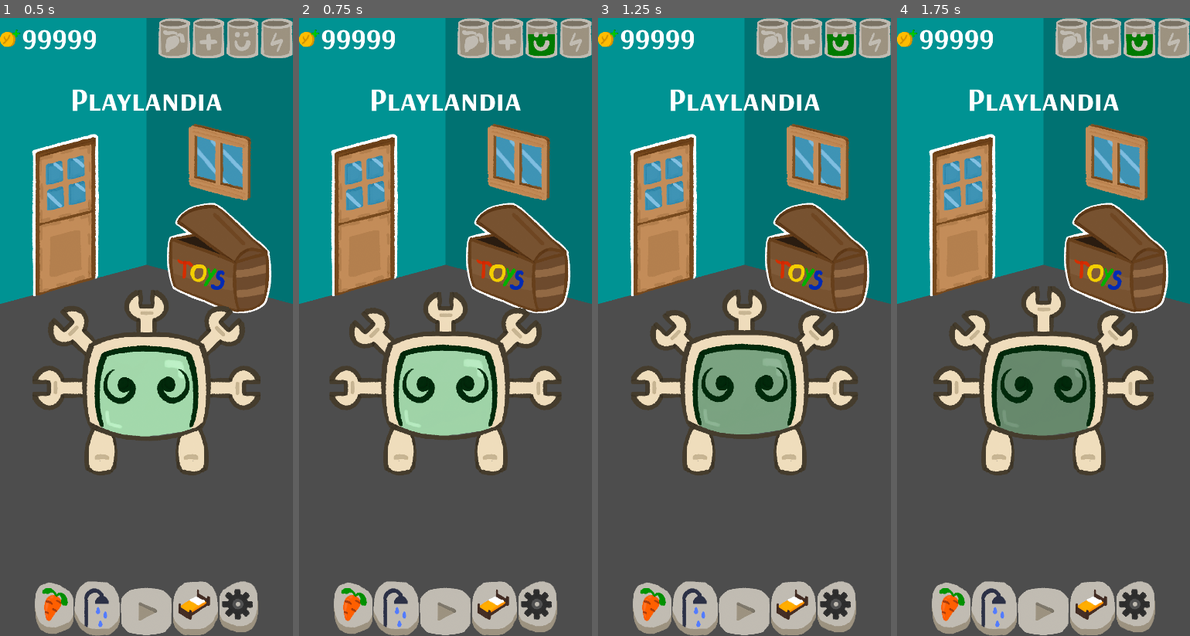
Above: before the commit, frames 1-4 (left to right).
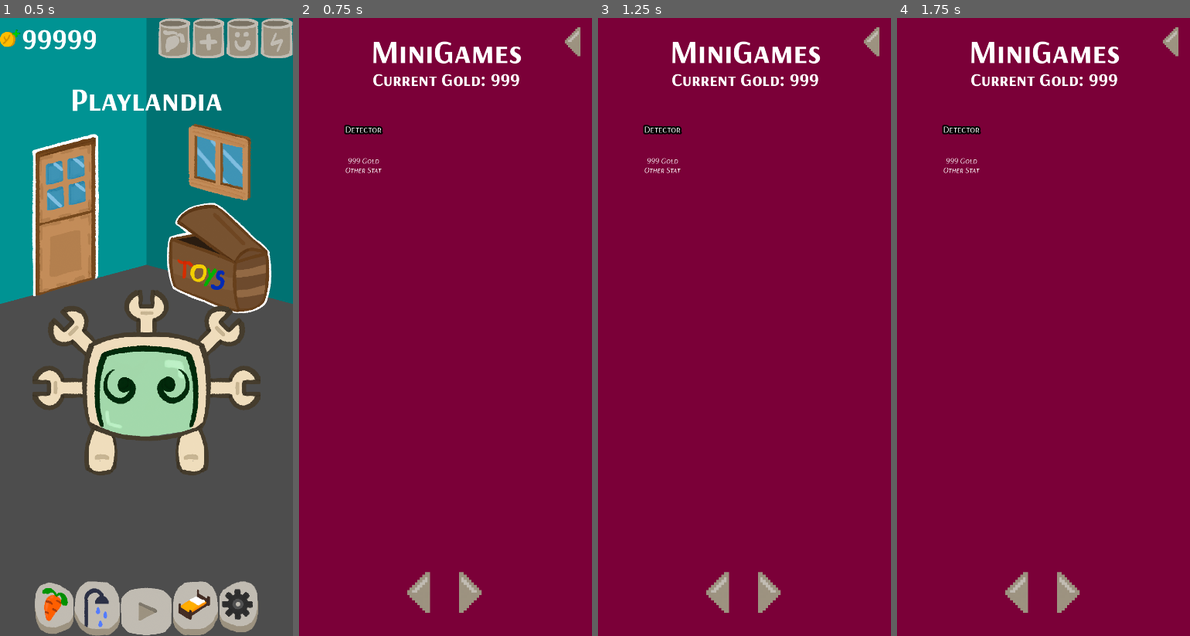
Above: after the commit, the same moments.

Repository: daniel-macias/mrduelm
Game: Godot game, scene res://Scenes/main.tscn
Two runs of this game, one before a commit and one after it. Both use one fixed random seed, a clock stepped at 60 frames per second and the inputs below. The engine's default icon, where the game draws it, is replaced by a stand-in: a white triangle on a blue panel in a dark square.
Inputs (mouse positions are in pixels of both pictures, inside the frame that each line leads up to):
- Up to frame 1 (0.5 s): no input
- Up to frame 2 (0.75 s): click (518, 259) at 0.5 s
- Up to frame 3 (1.25 s): no input
- Up to frame 4 (1.75 s): click (961, 129) at 1.25 s, where only the run after the commit has a clickable "Detector"

Frame 1 is identical in both runs. In frame 2, 100% of the frame differs, in the area x 0-100%, y 0-100%; in frame 3, 100%; in frame 4, 100%.

Commit message:
started adding other game, right now it shows on another layer

Diff:
--- a/Scenes/detector.tscn
+++ b/Scenes/detector.tscn
@@ -1,3 +1,34 @@
-[gd_scene format=3 uid="uid://ncb2ucumm2h5"]
+[gd_scene load_steps=2 format=3 uid="uid://ncb2ucumm2h5"]
+
+[ext_resource type="Texture2D" uid="uid://bxtusj4ktpwbh" path="res://icon.svg" id="1_fvrs2"]
 
 [node name="Detector" type="Node2D"]
+
+[node name="Icon" type="Sprite2D" parent="."]
+position = Vector2(353, 478)
+texture = ExtResource("1_fvrs2")
+
+[node name="CanvasLayer" type="CanvasLayer" parent="."]
+
+[node name="GameMenu" type="Control" parent="CanvasLayer"]
+layout_mode = 3
+anchors_preset = 15
+anchor_right = 1.0
+anchor_bottom = 1.0
+grow_horizontal = 2
+grow_vertical = 2
+
+[node name="Label" type="Label" parent="CanvasLayer/GameMenu"]
+layout_mode = 1
+anchors_preset = 8
+anchor_left = 0.5
+anchor_top = 0.5
+anchor_right = 0.5
+anchor_bottom = 0.5
+offset_left = -20.0
+offset_top = -11.5
+offset_right = 20.0
+offset_bottom = 11.5
+grow_horizontal = 2
+grow_vertical = 2
+text = "TEST TEST TEST"
--- a/Scripts/Globals/GameManager.gd
+++ b/Scripts/Globals/GameManager.gd
@@ -158,3 +158,8 @@
 
 	print("Not enough money to buy", item_details["name"])
 	return false
+
+# Pause or resume all timers
+func set_timers_paused(paused: bool):
+	for timer in timers.values():
+		timer.set_paused(paused)
--- a/Scripts/UIManagers/GamesMenu.gd
+++ b/Scripts/UIManagers/GamesMenu.gd
@@ -3,13 +3,12 @@
 @onready var back_button: TextureButton = $Back
 @onready var outside_menu: Control = $"../OutsideMenu"
 
-@export var shop_type = "food"  # "food", "body_parts", etc.
+@export var shop_type = "minigame_catalog"
 @onready var shop_template: Control = $"."
 @onready var inventory_container: Control = $InventoryContainer/List
 @onready var item_template: Control = $InventoryContainer/List/ItemTemplate
 @onready var current_gold: Label = $CurrentGold
 
-@onready var buy_button: TextureButton = $BuyBtn
 @onready var left_button: TextureButton = $BrowserButtons/Left
 @onready var right_button: TextureButton = $BrowserButtons/Right
 
@@ -23,13 +22,10 @@
 
 func _ready() -> void:
 	# Hide the template initially, this is for debugging
-	#_on_shop_load("food")
-
 	back_button.connect("pressed", Callable(self, "_on_back_button_pressed"))
 
 	left_button.connect("pressed", Callable(self, "_on_left_button_pressed"))
 	right_button.connect("pressed", Callable(self, "_on_right_button_pressed"))
-
 
 	return_home.connect("pressed", Callable(self, "_on_return_home"))
 
@@ -37,7 +33,6 @@
 func _on_shop_load(shop_type_selected: String):
 	shop_type = shop_type_selected
 	print("OPENED ", shop_type_selected, " SHOP")
-	shop_template.visible = true
 	item_template.visible = false
 	load_items()
 	update_buttons()
@@ -73,11 +68,10 @@
 		new_item.get_node("ItemPicture").texture_normal = load(item_details["thumbnail"])
 
 		new_item.get_node("ItemPicture").get_child(0).text = item_details["name"]
-		new_item.get_node("ItemPicture").get_child(1).text = "$" + str(item_details["cost"])
 
 		# Connect the item's button signal to update the "Currently Selected" section
 		var item_button = new_item  # Assuming the entire item is clickable
-		item_button.get_node("ItemPicture").connect("pressed", Callable(self, "_on_item_selected").bind(item_key))
+		item_button.get_node("ItemPicture").connect("pressed", Callable(self, "_open_game").bind(item_details["scene"]))
 
 		# Add the new item to the container
 		inventory_container.add_child(new_item)
@@ -92,8 +86,6 @@
 	selected_item_key = item_key  # Store the key of the selected item
 	selected_item_details = Catalog.get(shop_type + "_catalog")[item_key]  # Store the details
 
-	# Enable BuyBtn if the player can afford the item
-	buy_button.disabled = !GameManager.can_afford(selected_item_details["cost"])
 
 func _on_left_button_pressed() -> void:
 	if current_page > 0:
@@ -106,5 +98,9 @@
 		display_page(current_page)
 
 func _on_back_button_pressed() -> void:
-	outside_menu.visible = true
-	shop_template.visible = false
+	self.visible = false
+
+func _open_game(scene_path: String) -> void:
+	var minigame_scene = load(scene_path).instantiate()
+	get_tree().current_scene.add_child(minigame_scene)
+	GameManager.set_timers_paused(true)
--- a/Scripts/UIManagers/PlayGUI.gd
+++ b/Scripts/UIManagers/PlayGUI.gd
@@ -3,6 +3,7 @@
 @onready var door : TextureButton = $Door
 @onready var outside_menu : Control = $"../../Outside/OutsideMenu"
 @onready var toybox : TextureButton = $ToyBox
+@onready var games_menu : Control = $"../../Outside/GamesMenu"
 
 # Called when the node enters the scene tree for the first time.
 func _ready() -> void:
@@ -18,4 +19,5 @@
 	outside_menu.visible = true
 
 func _on_toybox_click() -> void:
-	GameManager.modify_stat("fun", 10)
+	games_menu.visible = true
+	games_menu._on_shop_load("minigame")
